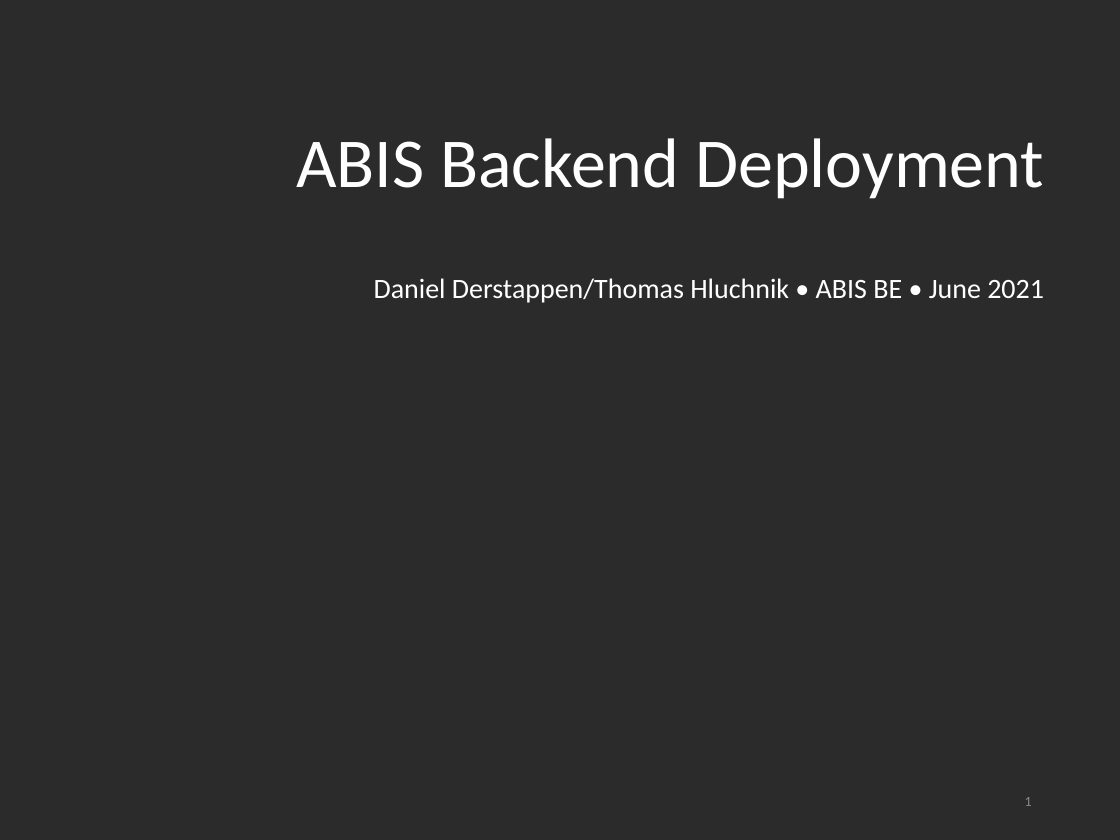
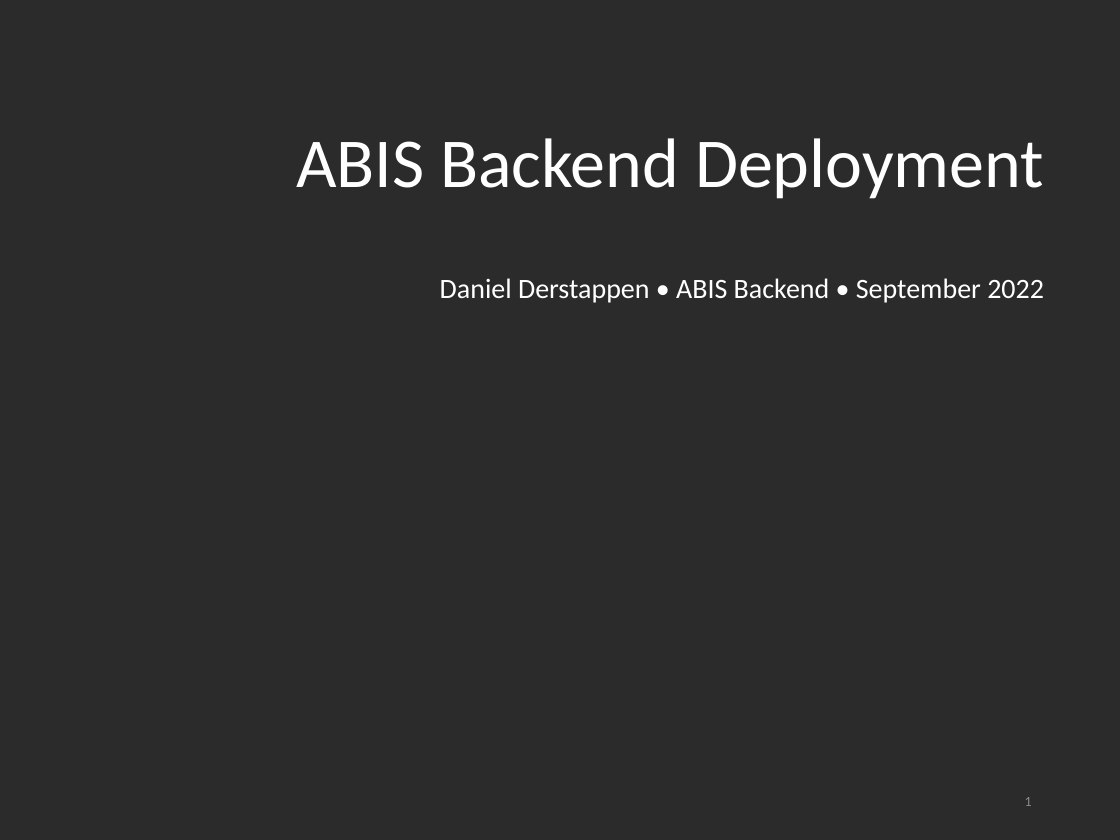
Before and after one commit to 4derstap/abis-deploy-ansible, a slide deck: slide 1 of docs/DermalogABISBEDeployment.pptx. Drawn at 1120x840 pixels with LibreOffice and Linux fonts; fonts in the diff are those of the drawing; background and template pictures are left out; a plain dark background stands for a picture behind light text. Boxes give left, top, right and bottom in pixels: in the first picture for what was removed or moved away, otherwise in the second. Text is boxed around its words. In the diff, an @@ line names an element or a change of style, - is before the commit and + after.

```diff
--- a/docs/DermalogABISBEDeployment.pptx
+++ b/docs/DermalogABISBEDeployment.pptx
@@ text at [440,278,1044,303]: text changed @@
-Daniel Derstappen/Thomas Hluchnik • ABIS BE • June 2021
+Daniel Derstappen • ABIS Backend • September 2022
```
Also in this commit, not shown: 5 other slides changed, 5 slides added, 6 slides removed, 4 other files.
